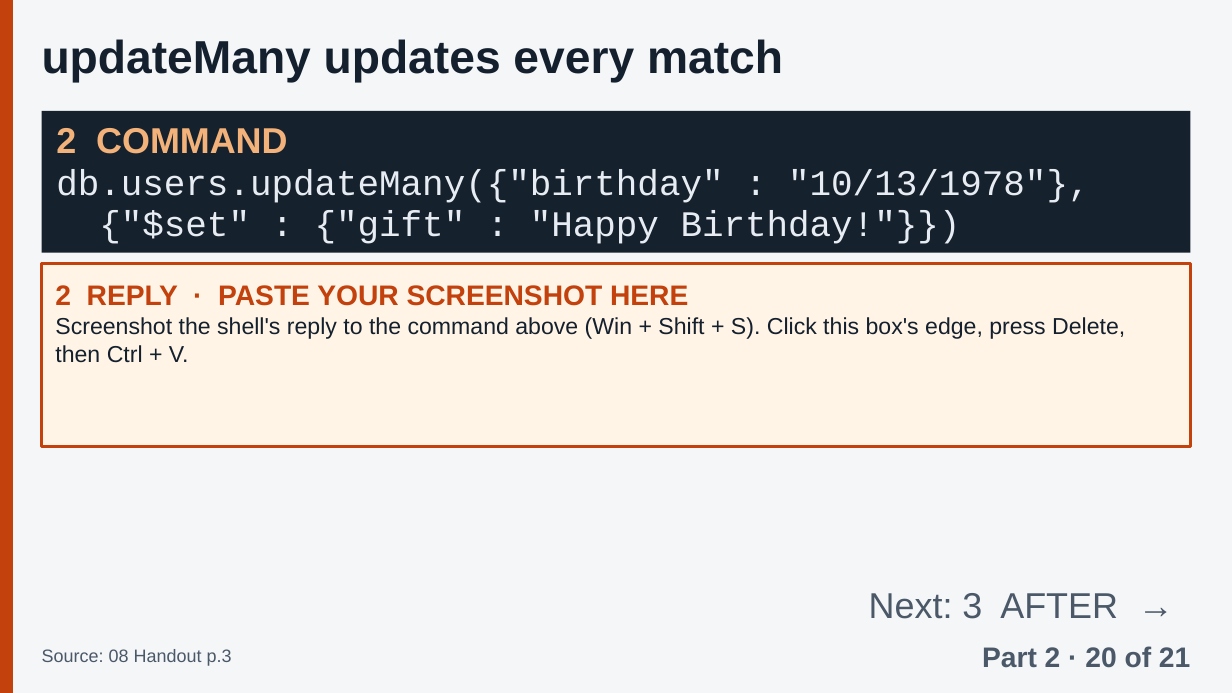
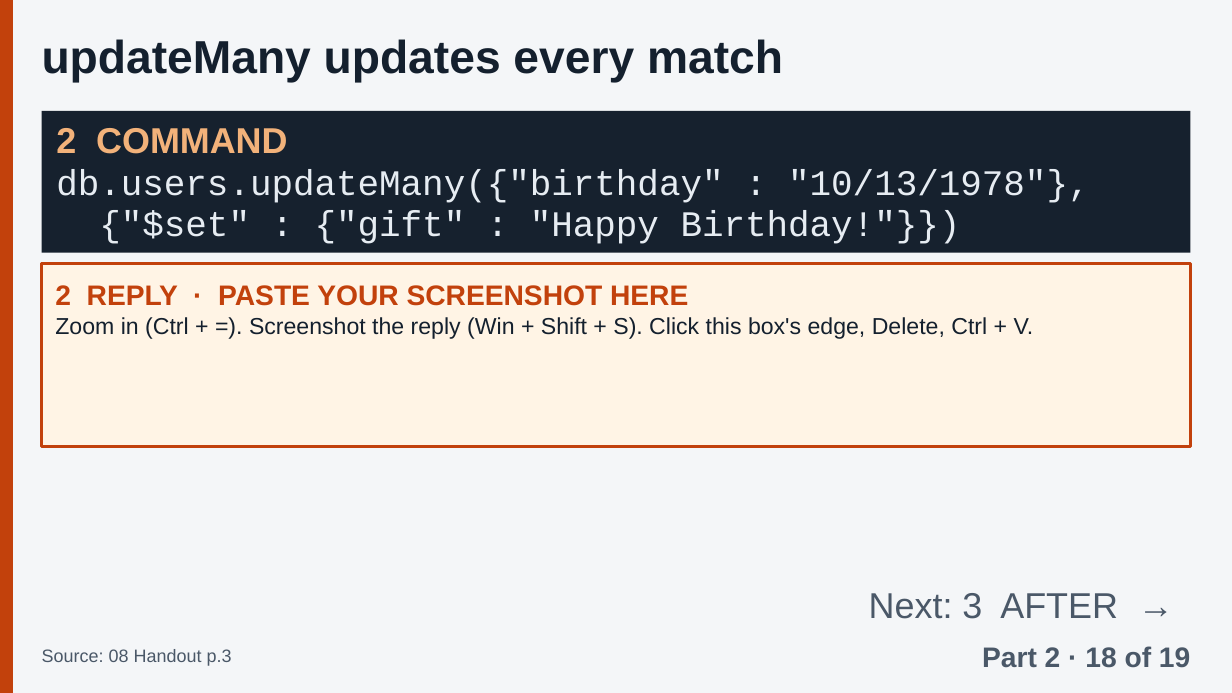
Before and after one commit to Tiredicey/ADBS, a slide deck: slide 37 of 02_GROUP_DECK/ADBS_GROUP_DECK.pptx (slide 38 before the commit). Drawn at 1232x693 pixels with LibreOffice and Linux fonts; fonts in the diff are those of the drawing. Boxes give left, top, right and bottom in pixels: in the first picture for what was removed or moved away, otherwise in the second. Text is boxed around its words. In the diff, an @@ line names an element or a change of style, - is before the commit and + after.

Commit message:
Cover the full topic list: restore collections/documents slide, 'inserting elements in an array', embedded data vs references; Parts 4-6 scripts to ~2 min; Section 3.1A on title; skip repeated BEFORE boxes; zoom-in tip for screenshots

```diff
--- a/02_GROUP_DECK/ADBS_GROUP_DECK.pptx
+++ b/02_GROUP_DECK/ADBS_GROUP_DECK.pptx
@@ text in rectangle at box(55, 317, 1034, 339): text changed @@
-Screenshot the shell's reply to the command above (Win + Shift + S). Click this box's edge, press Delete, then Ctrl + V.
+Zoom in (Ctrl + =). Screenshot the reply (Win + Shift + S). Click this box's edge, Delete, Ctrl + V.
@@ text at box(982, 646, 1190, 668): text changed @@
-Part 2 · 20 of 21
+Part 2 · 18 of 19
```
Also in this commit, not shown: 63 other slides changed, 2 slides added, 2 slides removed, 4 other files.
